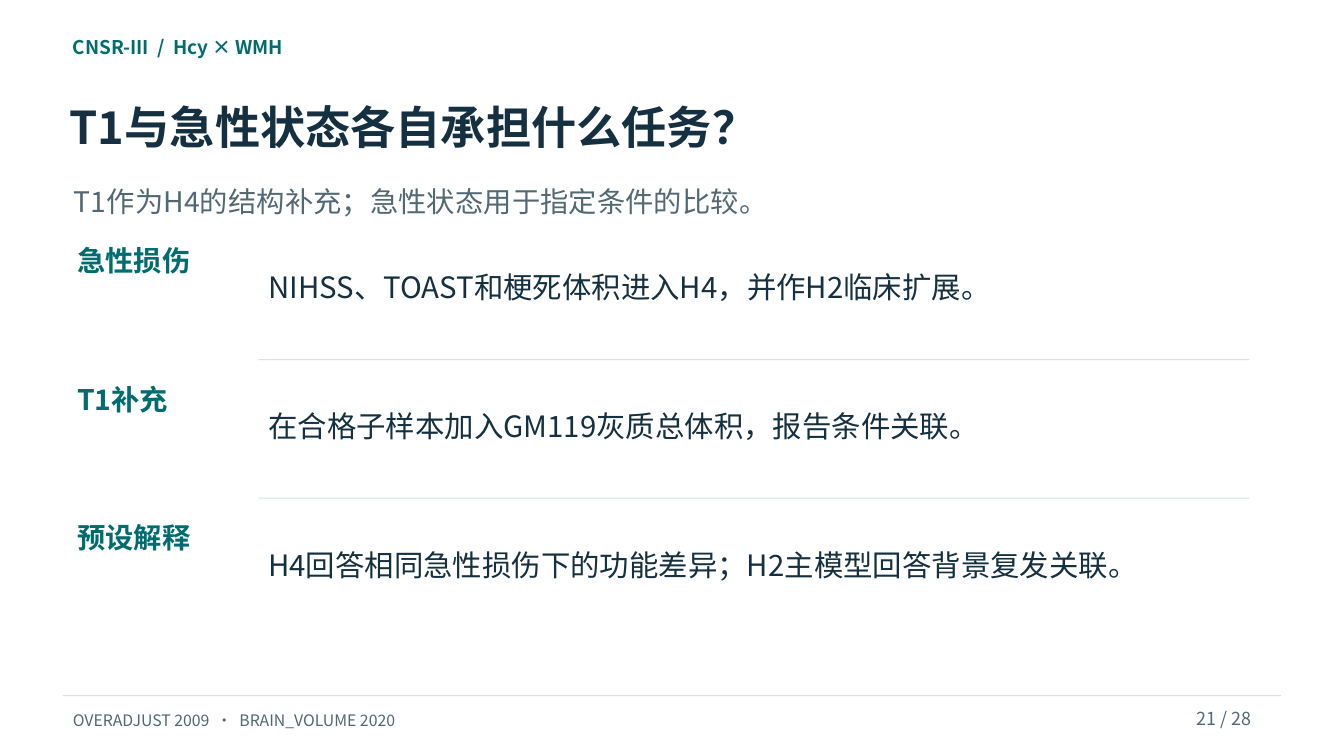
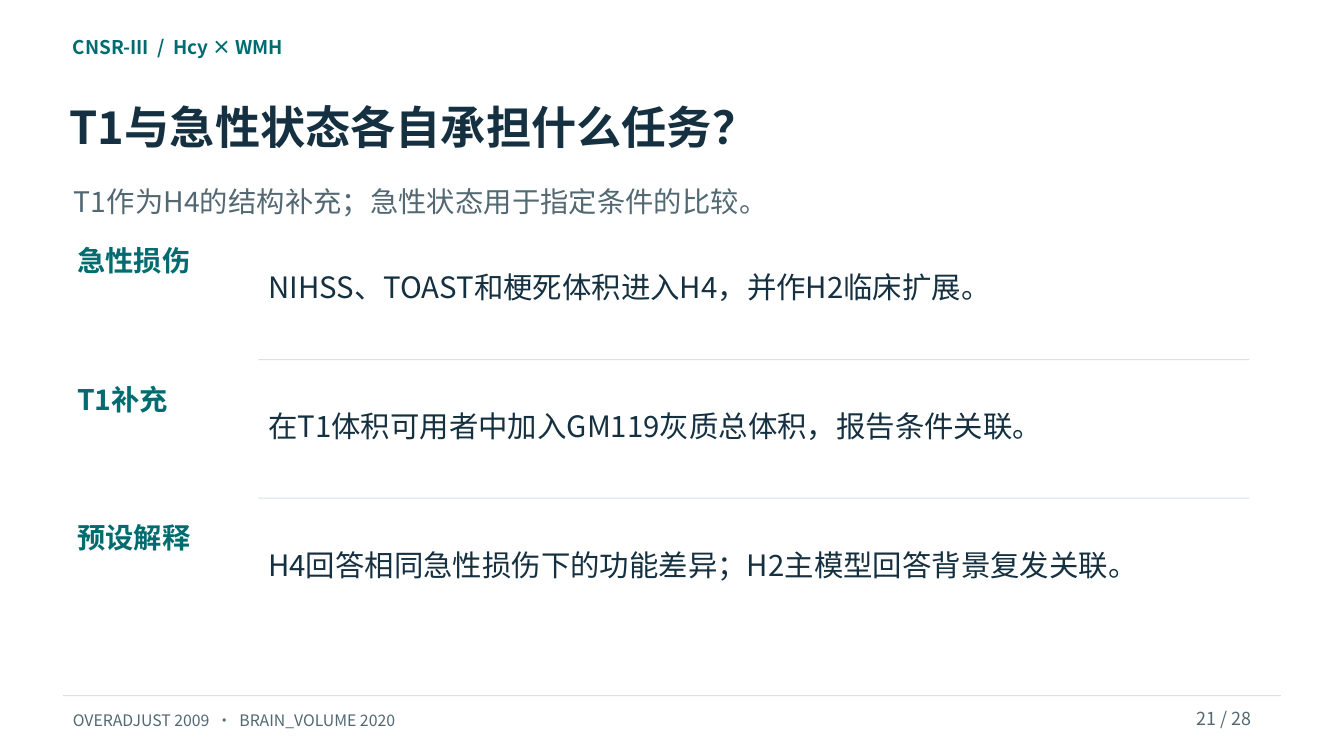
Before and after one commit to zhenzonglin/WMH, a slide deck: slide 21 of presentations/CNSRIII_Hcy_WMH_假设驱动统计方案_v2.pptx. Drawn at 1344x756 pixels with LibreOffice and Linux fonts; fonts in the diff are those of the drawing. Boxes give left, top, right and bottom in pixels: in the first picture for what was removed or moved away, otherwise in the second. Text is boxed around its words. In the diff, an @@ line names an element or a change of style, - is before the commit and + after.

```diff
--- a/presentations/CNSRIII_Hcy_WMH_假设驱动统计方案_v2.pptx
+++ b/presentations/CNSRIII_Hcy_WMH_假设驱动统计方案_v2.pptx
@@ text at [268, 412, 1042, 440]: text changed @@
-在合格子样本加入GM119灰质总体积，报告条件关联。
+在T1体积可用者中加入GM119灰质总体积，报告条件关联。
```
Also in this commit, not shown: 1 other slide changed, 17 other files.
